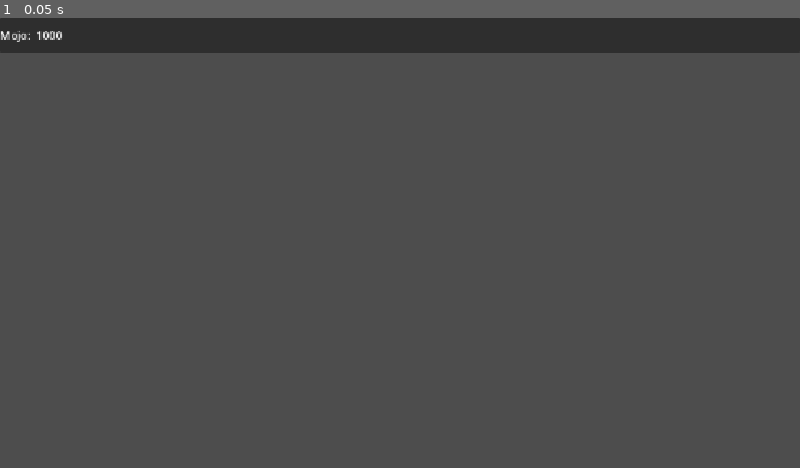
Above: before the commit, frame 1.
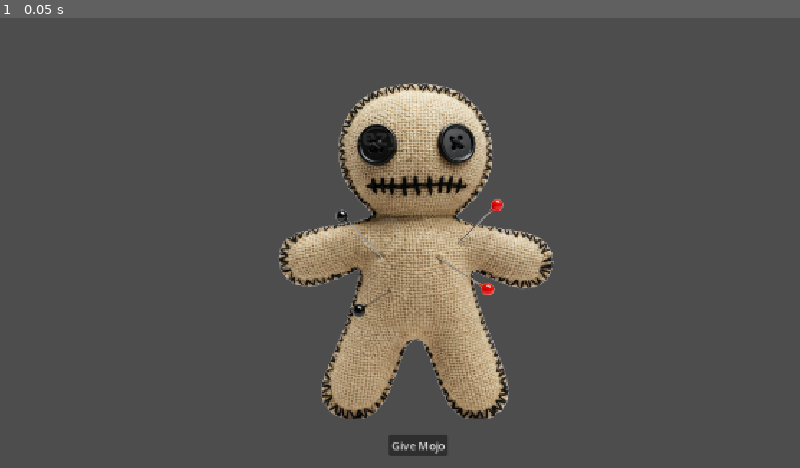
Above: after the commit, the same moment.

Repository: generikb/voodoo-clicker
Game: Godot game, scene res://scenes/main/main.tscn
Two runs of this game, one before a commit and one after it. Both use one fixed random seed, a clock stepped at 60 frames per second and the inputs below.
Inputs:
- Up to frame 1 (0.05 s): no input

The runs differ from the first frame. In frame 1, 22% of the frame differs, in the area x 0-100%, y 0-98%.

Commit message:
small progress, nothing functional yet

Diff:
--- a/autoload/events.gd
+++ b/autoload/events.gd
@@ -1,11 +1,10 @@
 extends Node
 
 
-# Called when the node enters the scene tree for the first time.
-func _ready() -> void:
-	pass # Replace with function body.
+@warning_ignore("unused_signal") signal mojo_changed
+@warning_ignore("unused_signal") signal mod_changed
+
+@warning_ignore("unused_signal") signal toggle_upgrade_shop
 
 
-# Called every frame. 'delta' is the elapsed time since the previous frame.
-func _process(delta: float) -> void:
-	pass
+@warning_ignore("unused_signal") signal doll_leveled_up
--- a/autoload/global.gd
+++ b/autoload/global.gd
@@ -2,17 +2,17 @@
 
 var upgrades : Upgrades
 var currency_manager : CurrencyMananger
+var game_manager : GameManager
 
 # Called when the node enters the scene tree for the first time.
 func _ready() -> void:
 	new_game()
 
 
-# Called every frame. 'delta' is the elapsed time since the previous frame.
-func _process(delta: float) -> void:
-	pass
+
 
 
 func new_game() -> void:
 	upgrades = Upgrades.new()
 	currency_manager = CurrencyMananger.new()
+	game_manager = GameManager.new()
--- a/autoload/util.gd
+++ b/autoload/util.gd
@@ -1,11 +1,15 @@
 extends Node
+
+enum GAME_STAGES{
+	MAIN_MENU,
+	PLAYING
+}
+
+enum UPGRADES{
+	BASE_HOTSPOT_MOJO_PER_CLICK
+}
 
 
 # Called when the node enters the scene tree for the first time.
 func _ready() -> void:
 	pass # Replace with function body.
-
-
-# Called every frame. 'delta' is the elapsed time since the previous frame.
-func _process(delta: float) -> void:
-	pass
--- /dev/null
+++ b/resources/doll_data.gd
@@ -0,0 +1,11 @@
+class_name DollData
+extends Resource
+
+@export var doll_id : String
+@export var doll_name : String
+@export var doll_texture : Texture
+
+@export_group("Mojo & XP/Leveling Data")
+@export var base_mojo_reward : int = 10
+@export var max_level : int = 10
+@export var xp_per_level : int = 5
--- /dev/null
+++ b/scenes/dolls/doll.tscn
@@ -0,0 +1,29 @@
+[gd_scene format=3 uid="uid://b1rrd0kqlf37k"]
+
+[ext_resource type="Script" uid="uid://b6xay6t6vejjf" path="res://scenes/dolls/scripts/doll.gd" id="1_ai86s"]
+[ext_resource type="Texture2D" uid="uid://d1kw3wjba2ovp" path="res://scenes/dolls/assets/temp_doll.png" id="1_noria"]
+[ext_resource type="PackedScene" uid="uid://b8favmxlm81xf" path="res://scenes/dolls/hotspots/hotspot.tscn" id="3_ll08x"]
+
+[node name="Doll" type="Node2D" unique_id=1430463342]
+script = ExtResource("1_ai86s")
+
+[node name="Sprite2D" type="Sprite2D" parent="." unique_id=1332135501]
+position = Vector2(600, 337)
+texture = ExtResource("1_noria")
+
+[node name="Hotspots" type="Node2D" parent="." unique_id=625492228]
+
+[node name="Hotspot" parent="Hotspots" unique_id=1347389964 instance=ExtResource("3_ll08x")]
+position = Vector2(601, 145)
+
+[node name="Hotspot2" parent="Hotspots" unique_id=138086446 instance=ExtResource("3_ll08x")]
+position = Vector2(751, 347)
+
+[node name="Hotspot3" parent="Hotspots" unique_id=519120870 instance=ExtResource("3_ll08x")]
+position = Vector2(687, 537)
+
+[node name="Hotspot4" parent="Hotspots" unique_id=1535675606 instance=ExtResource("3_ll08x")]
+position = Vector2(516, 532)
+
+[node name="Hotspot5" parent="Hotspots" unique_id=1971839911 instance=ExtResource("3_ll08x")]
+position = Vector2(446, 345)
--- /dev/null
+++ b/scenes/dolls/hotspots/hotspot.tscn
@@ -0,0 +1,11 @@
+[gd_scene format=3 uid="uid://b8favmxlm81xf"]
+
+[ext_resource type="Script" uid="uid://bjiqcm8qkimj7" path="res://scenes/dolls/hotspots/scripts/hotspot.gd" id="1_sderc"]
+
+[sub_resource type="CircleShape2D" id="CircleShape2D_suw3p"]
+
+[node name="Hotspot" type="Area2D" unique_id=1347389964]
+script = ExtResource("1_sderc")
+
+[node name="CollisionShape2D" type="CollisionShape2D" parent="." unique_id=1716760827]
+shape = SubResource("CircleShape2D_suw3p")
--- /dev/null
+++ b/scenes/dolls/hotspots/scripts/hotspot.gd
@@ -0,0 +1,8 @@
+class_name HotSpot
+extends Area2D
+
+
+
+
+func take_hit(damage) -> void:
+	pass
--- /dev/null
+++ b/scenes/dolls/scripts/doll.gd
@@ -0,0 +1,13 @@
+class_name Doll
+extends Node2D
+
+
+
+# Called when the node enters the scene tree for the first time.
+func _ready() -> void:
+	pass # Replace with function body.
+
+
+# Called every frame. 'delta' is the elapsed time since the previous frame.
+func _process(delta: float) -> void:
+	pass
--- a/scenes/main/main.tscn
+++ b/scenes/main/main.tscn
@@ -1,9 +1,27 @@
 [gd_scene format=3 uid="uid://br55pe3lbeb68"]
 
 [ext_resource type="PackedScene" uid="uid://biquy5v5crkor" path="res://scenes/ui/header.tscn" id="1_hyk8p"]
+[ext_resource type="Script" uid="uid://dfpnufn5hadpd" path="res://scenes/main/scripts/main.gd" id="1_iuonh"]
+[ext_resource type="PackedScene" uid="uid://drd283mrinhsg" path="res://scenes/upgrade_shop/upgrade_shop.tscn" id="3_k2fmo"]
+[ext_resource type="PackedScene" uid="uid://b1rrd0kqlf37k" path="res://scenes/dolls/doll.tscn" id="4_l3cfh"]
 
 [node name="Main" type="Node2D" unique_id=2038002112]
+script = ExtResource("1_iuonh")
+
+[node name="TestGetMojo" type="Button" parent="." unique_id=2092123552]
+offset_left = 560.0
+offset_top = 600.0
+offset_right = 645.0
+offset_bottom = 631.0
+text = "Give Mojo"
 
 [node name="CanvasLayer" type="CanvasLayer" parent="." unique_id=2081455277]
+visible = false
+
+[node name="UpgradeShop" parent="CanvasLayer" unique_id=1449120639 instance=ExtResource("3_k2fmo")]
 
 [node name="Header" parent="CanvasLayer" unique_id=6527242 instance=ExtResource("1_hyk8p")]
+
+[node name="Doll" parent="." unique_id=1430463342 instance=ExtResource("4_l3cfh")]
+
+[connection signal="pressed" from="TestGetMojo" to="." method="_on_test_get_mojo_pressed"]
--- /dev/null
+++ b/scenes/main/scripts/main.gd
@@ -0,0 +1,11 @@
+extends Node2D
+
+
+
+# Called when the node enters the scene tree for the first time.
+func _ready() -> void:
+	pass
+
+
+func _on_test_get_mojo_pressed() -> void:
+	Global.currency_manager.mojo += Global.upgrades.get_upgrade(Util.UPGRADES.BASE_HOTSPOT_MOJO_PER_CLICK)
--- a/scenes/ui/header.tscn
+++ b/scenes/ui/header.tscn
@@ -9,6 +9,7 @@
 anchor_bottom = 1.0
 grow_horizontal = 2
 grow_vertical = 2
+mouse_filter = 2
 script = ExtResource("1_vg8of")
 
 [node name="PanelContainer" type="PanelContainer" parent="." unique_id=942651229]
@@ -17,9 +18,11 @@
 anchors_preset = 10
 anchor_right = 1.0
 grow_horizontal = 2
+mouse_filter = 2
 
 [node name="HBoxContainer" type="HBoxContainer" parent="PanelContainer" unique_id=390114015]
 layout_mode = 2
+mouse_filter = 2
 
 [node name="Label" type="Label" parent="PanelContainer/HBoxContainer" unique_id=600807192]
 layout_mode = 2
@@ -28,3 +31,10 @@
 [node name="MojoLabel" type="Label" parent="PanelContainer/HBoxContainer" unique_id=1276977468]
 layout_mode = 2
 text = "1000"
+
+[node name="TempShop" type="Button" parent="PanelContainer/HBoxContainer" unique_id=591801749]
+layout_mode = 2
+size_flags_horizontal = 10
+text = "Upgrade Shop"
+
+[connection signal="pressed" from="PanelContainer/HBoxContainer/TempShop" to="." method="_on_temp_shop_pressed"]
--- a/scenes/ui/scripts/header.gd
+++ b/scenes/ui/scripts/header.gd
@@ -6,9 +6,14 @@
 
 # Called when the node enters the scene tree for the first time.
 func _ready() -> void:
-	pass # Replace with function body.
+	Events.mojo_changed.connect(update_mojo_ui)
 
 
-# Called every frame. 'delta' is the elapsed time since the previous frame.
-func _process(delta: float) -> void:
-	pass
+
+
+func update_mojo_ui(_old_value : int, mojo : int) -> void:
+	mojo_label.text = str(mojo)
+
+
+func _on_temp_shop_pressed() -> void:
+	Events.toggle_upgrade_shop.emit()
--- /dev/null
+++ b/scenes/upgrade_shop/scripts/upgrade_shop.gd
@@ -0,0 +1,47 @@
+class_name UpgradeShop
+extends Control
+
+var slide_tween: Tween
+var is_open : bool = false
+
+# Called when the node enters the scene tree for the first time.
+func _ready() -> void:
+	self.position.y = get_viewport_rect().size.y
+	self.hide()
+	Events.toggle_upgrade_shop.connect(toggle_shop)
+
+
+func toggle_shop() -> void:
+	if is_open:
+		close_shop()
+	else:
+		open_shop()
+
+
+func open_shop() -> void:
+	is_open = true
+	self.show()
+
+	if slide_tween:
+		slide_tween.kill()
+	slide_tween = create_tween().set_trans(Tween.TRANS_CUBIC).set_ease(Tween.EASE_OUT)
+
+	var target_y = get_viewport_rect().size.y - size.y
+	slide_tween.tween_property(self, "position:y", target_y, 1.0)
+
+
+func close_shop() -> void:
+	is_open = false
+
+	if slide_tween:
+		slide_tween.kill()
+	slide_tween = create_tween().set_trans(Tween.TRANS_CUBIC).set_ease(Tween.EASE_OUT)
+
+	var offscreen_y = get_viewport_rect().size.y
+	slide_tween.tween_property(self, "position:y", offscreen_y, 1.0)
+	slide_tween.tween_callback(self.hide)
+
+
+func _on_temp_upgrade_mojo_per_click_pressed() -> void:
+	Global.upgrades.change_upgrade(Util.UPGRADES.BASE_HOTSPOT_MOJO_PER_CLICK, 1)
+	print("Mojo per click increased by 1. Total Mojo per click is: ", str(Global.upgrades.get_upgrade(Util.UPGRADES.BASE_HOTSPOT_MOJO_PER_CLICK)))
--- /dev/null
+++ b/scenes/upgrade_shop/upgrade_shop.tscn
@@ -0,0 +1,34 @@
+[gd_scene format=3 uid="uid://drd283mrinhsg"]
+
+[ext_resource type="Script" uid="uid://bxjfgb6u8o6x0" path="res://scenes/upgrade_shop/scripts/upgrade_shop.gd" id="1_gj36l"]
+
+[sub_resource type="StyleBoxFlat" id="StyleBoxFlat_a7xgh"]
+bg_color = Color(0.34509805, 0.6, 0.6, 1)
+
+[node name="UpgradeShop" type="Control" unique_id=1449120639]
+layout_mode = 3
+anchors_preset = 15
+anchor_right = 1.0
+anchor_bottom = 1.0
+grow_horizontal = 2
+grow_vertical = 2
+script = ExtResource("1_gj36l")
+
+[node name="Panel" type="Panel" parent="." unique_id=652076065]
+layout_mode = 1
+anchors_preset = 15
+anchor_right = 1.0
+anchor_bottom = 1.0
+grow_horizontal = 2
+grow_vertical = 2
+theme_override_styles/panel = SubResource("StyleBoxFlat_a7xgh")
+
+[node name="TempUpgradeMojoPerClick" type="Button" parent="." unique_id=1366937604]
+layout_mode = 0
+offset_left = 126.0
+offset_top = 347.0
+offset_right = 336.0
+offset_bottom = 378.0
+text = "Upgrade Mojo Per Click +1"
+
+[connection signal="pressed" from="TempUpgradeMojoPerClick" to="." method="_on_temp_upgrade_mojo_per_click_pressed"]
--- a/scripts/currency_manager.gd
+++ b/scripts/currency_manager.gd
@@ -1,5 +1,17 @@
 class_name CurrencyMananger
 extends Node
+
+var mojo : int = 0:
+	set(new_value):
+		var clamped_value : int = max(0, new_value)
+		if clamped_value == mojo:
+			return # Exit out if the mojo didn't actually change values
+
+		var old_value : int = mojo
+		mojo = clamped_value
+
+		#sending both values in case I want different things to happen spending vs earning
+		Events.mojo_changed.emit(old_value, mojo)
 
 
 # Called when the node enters the scene tree for the first time.
@@ -7,6 +19,13 @@
 	pass # Replace with function body.
 
 
-# Called every frame. 'delta' is the elapsed time since the previous frame.
-func _process(delta: float) -> void:
-	pass
+
+
+
+func can_afford(cost: int) -> bool:
+	return mojo >= cost
+
+func spend_mojo(cost: int) -> void:
+	if not can_afford(cost):
+		return
+	mojo -= cost
--- /dev/null
+++ b/scripts/game_manager.gd
@@ -0,0 +1,27 @@
+class_name GameManager
+extends Node
+
+
+var doll_level_progress = {
+	"doll_1": { "level": 1, "xp": 0 }
+}
+
+# Called when the node enters the scene tree for the first time.
+func _ready() -> void:
+	pass # Replace with function body.
+
+
+func add_doll_xp(doll : DollData) -> void:
+	var doll_id = doll.doll_id
+
+	var current_level = doll_level_progress[doll_id]["level"]
+
+	if current_level >= doll.max_level:
+		return
+
+	doll_level_progress[doll_id]["xp"] += 1
+
+	if doll_level_progress[doll_id]["xp"] >= doll.xp_per_level:
+		doll_level_progress[doll_id]["level"] += 1
+		doll_level_progress[doll_id]["xp"] = 0
+		Events.doll_leveled_up.emit(doll.doll_id, doll_level_progress[doll_id]["level"])
--- a/scripts/upgrades.gd
+++ b/scripts/upgrades.gd
@@ -2,11 +2,26 @@
 extends Node
 
 
-# Called when the node enters the scene tree for the first time.
-func _ready() -> void:
-	pass # Replace with function body.
+var upgrades_dict = {
+	Util.UPGRADES.BASE_HOTSPOT_MOJO_PER_CLICK: 1
+
+}
 
 
-# Called every frame. 'delta' is the elapsed time since the previous frame.
-func _process(delta: float) -> void:
-	pass
+# Returns the value of a specific Upgrade in the dictionary
+func get_upgrade(upgrade: Util.UPGRADES):
+	return upgrades_dict.get(upgrade, null)
+
+# Overwrites the value of a specific Upgrade in the dictonary
+func set_upgrade(upgrade: Util.UPGRADES, new_value):
+	var old_value = upgrades_dict[upgrade]
+	upgrades_dict[upgrade] = new_value
+
+	Events.mod_changed.emit(upgrade, old_value, new_value)
+
+# Changes the amount of a specific Upgrade in the dictionary (i.e. incremental changes)
+func change_upgrade(upgrade: Util.UPGRADES, amount):
+	var old_value = upgrades_dict[upgrade]
+	upgrades_dict[upgrade] += amount
+
+	Events.mod_changed.emit(upgrade, old_value, upgrades_dict[upgrade])
Not shown, added: resources/doll_data.gd.uid
Binary file added: scenes/dolls/assets/temp_doll.png
Not shown, added: scenes/dolls/assets/temp_doll.png.import
Not shown, added: scenes/dolls/hotspots/scripts/hotspot.gd.uid
Not shown, added: scenes/dolls/scripts/doll.gd.uid
Not shown, added: scenes/main/scripts/main.gd.uid
Not shown, added: scenes/upgrade_shop/scripts/upgrade_shop.gd.uid
Not shown, added: scripts/game_manager.gd.uid
